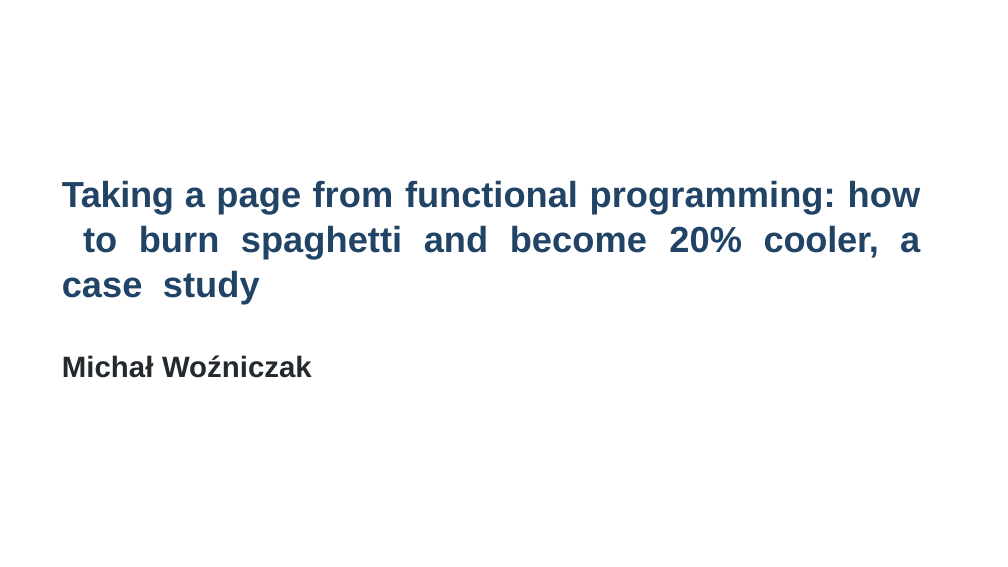
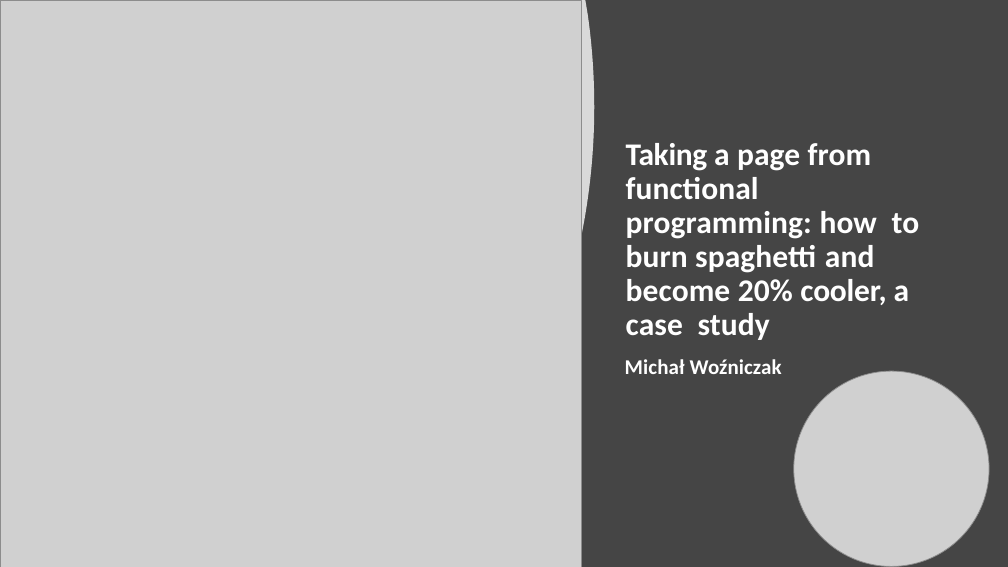
Before and after one commit to mwozniczak/mwozniczak.github.io, a slide deck: slide 1 of kds2021.pptx. Drawn at 1008x567 pixels with LibreOffice and Linux fonts; fonts in the diff are those of the drawing; grey boxes stand for pictures. Boxes give left, top, right and bottom in pixels: in the first picture for what was removed or moved away, otherwise in the second. Text is boxed around its words. In the diff, an @@ line names an element or a change of style, - is before the commit and + after.

Commit message:
pptx updated

```diff
--- a/kds2021.pptx
+++ b/kds2021.pptx
@@ background #FFFFFF to #454545 @@
@@ freeform shape added at (0, 0, 594, 567), fill #FFFFFF at 80% opacity @@
@@ picture added at (0, 0, 582, 567) @@
@@ text "Taking a page from functional ...": place and size @@
-text "Taking a page from functional ..." at (62, 180, 921, 303)
+text "Taking a page from functional ..." at (626, 143, 920, 340)
@@ text "Taking a page from functional ..." at (626, 143, 920, 340): size 34.5 to 30 pt, font Arial to Calibri, text colour #214466 to #FFFFFF; alignment justified to left; line spacing 42.8pt to 0.9; more space between paragraphs; vertical alignment top to bottom @@
@@ text "Michał Woźniczak": place and size @@
-text "Michał Woźniczak" at (62, 355, 312, 378)
+text "Michał Woźniczak" at (625, 359, 782, 374)
@@ text "Michał Woźniczak" at (625, 359, 782, 374): size 28 to 20 pt, font Arial to Calibri, text colour #24292E to #FFFFFF; indent changed; line spacing 1 to 0.9; more space between paragraphs @@
@@ picture added at (794, 371, 989, 566) @@
```
Also in this commit, not shown: 1 other slide changed.
